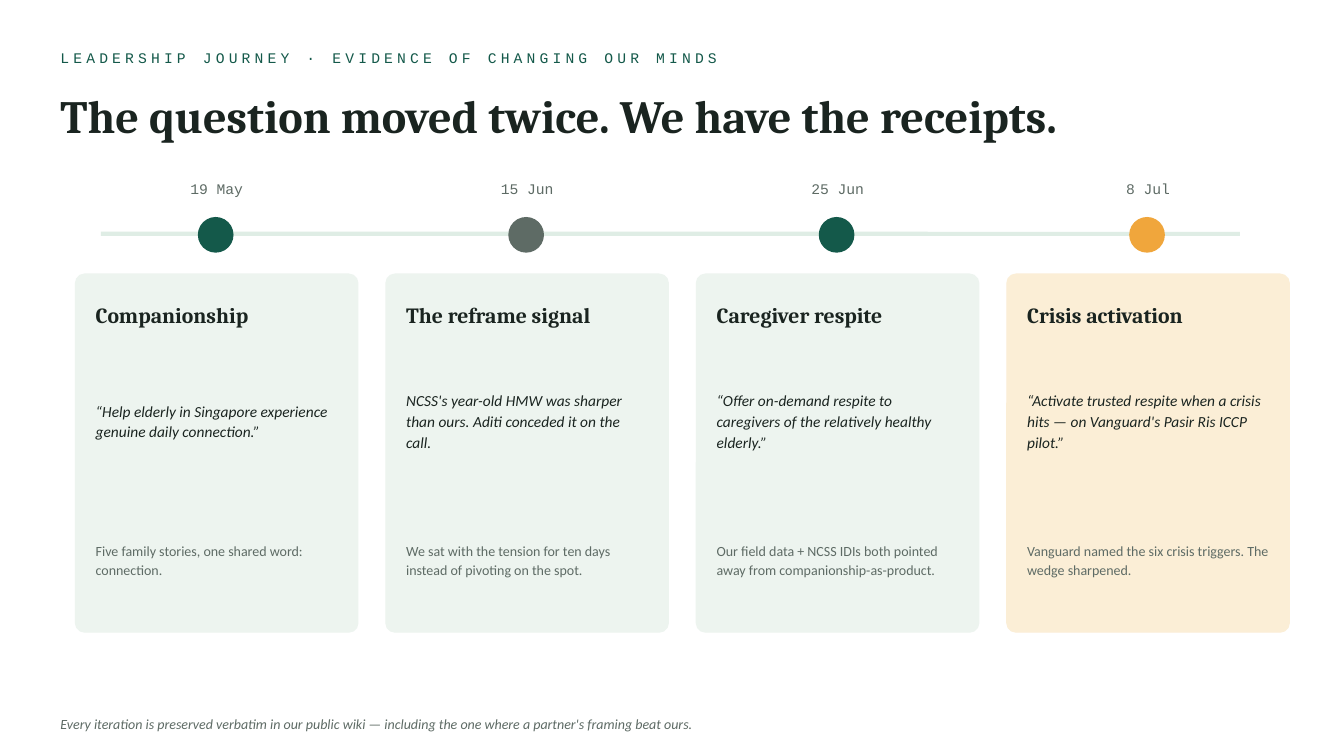
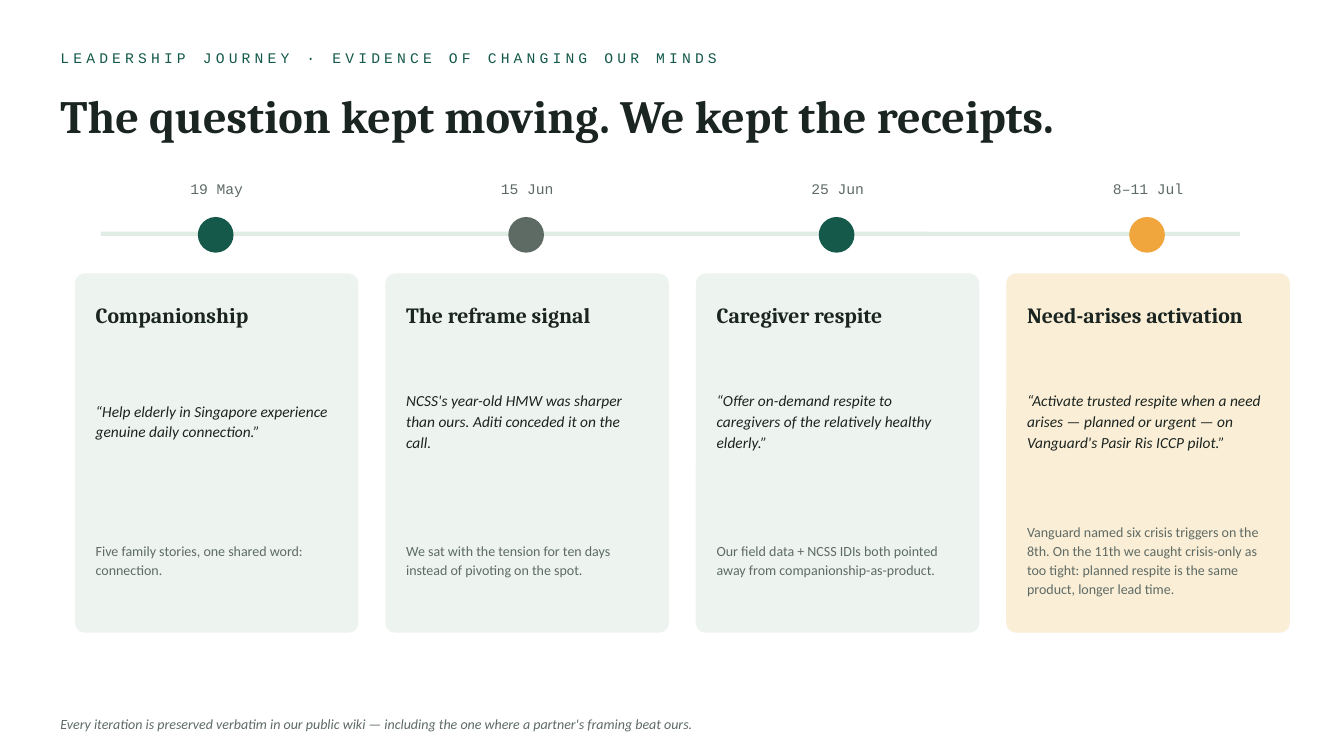
Before and after one commit to quixoticblink/eldercare, a slide deck: slide 2 of knowledge/pitch/Kakis-DemoDay-Pitch.pptx. Drawn at 1344x756 pixels with LibreOffice and Linux fonts; fonts in the diff are those of the drawing. Boxes give left, top, right and bottom in pixels: in the first picture for what was removed or moved away, otherwise in the second. Text is boxed around its words. In the diff, an @@ line names an element or a change of style, - is before the commit and + after.

```diff
--- a/knowledge/pitch/Kakis-DemoDay-Pitch.pptx
+++ b/knowledge/pitch/Kakis-DemoDay-Pitch.pptx
@@ text at box(60, 101, 1054, 143): text changed @@
-The question moved twice. We have the receipts.
+The question kept moving. We kept the receipts.
@@ text at box(1113, 183, 1183, 194): text changed @@
-8 Jul
+8–11 Jul
@@ text at box(1027, 308, 1243, 323): text changed @@
-Crisis activation
+Need-arises activation
@@ text at box(1027, 395, 1261, 451): text changed @@
-“Activate trusted respite when a crisis hits — on Vanguard's Pasir Ris ICCP pilot.”
+“Activate trusted respite when a need arises — planned or urgent — on Vanguard's Pasir Ris ICCP pilot.”
@@ text at box(1027, 527, 1258, 597): text changed @@
-Vanguard named the six crisis triggers. The wedge sharpened.
+Vanguard named six crisis triggers on the 8th. On the 11th we caught crisis-only as too tight: planned respite is the same product, longer lead time.
```
Also in this commit, not shown: 7 other slides changed, 7 other files.
